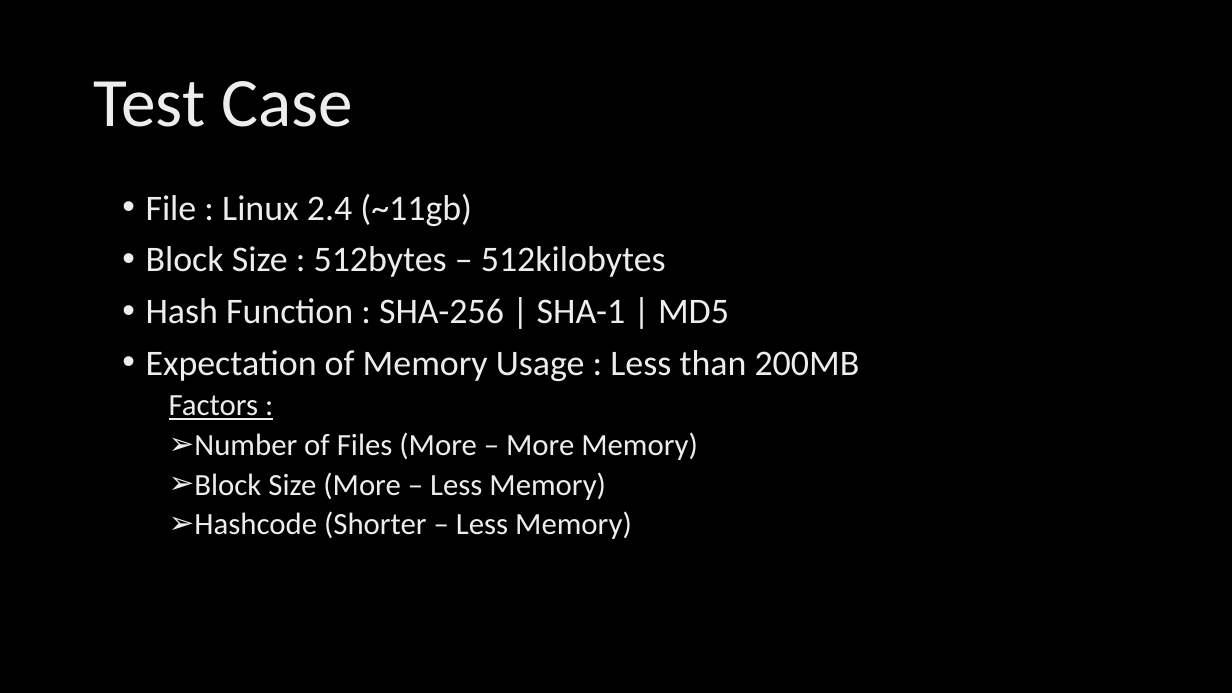
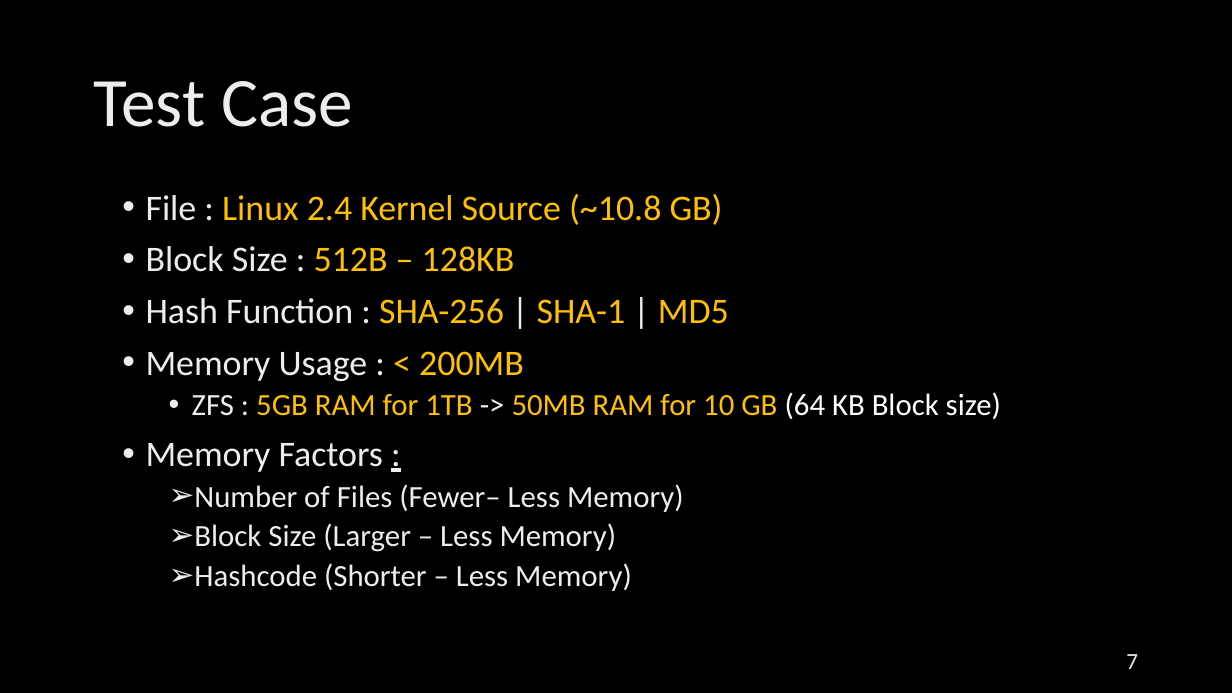
Before and after one commit to parfaire/DaDeDupNew, a slide deck: slide 7 of dd/DaDeDup.pptx. Drawn at 1232x693 pixels with LibreOffice and Linux fonts; fonts in the diff are those of the drawing; background and template pictures are left out. Boxes give left, top, right and bottom in pixels: in the first picture for what was removed or moved away, otherwise in the second. Text is boxed around its words. In the diff, an @@ line names an element or a change of style, - is before the commit and + after.

```diff
--- a/dd/DaDeDup.pptx
+++ b/dd/DaDeDup.pptx
@@ text at (146, 194, 723, 272): text changed; text colour gradient #DEDEDE to #EDEDED to #FFFFFF to #FFC000 @@
-• File : Linux 2.4 (~11gb)
-• Block Size : 512bytes – 512kilobytes
+• File : Linux 2.4 Kernel Source (~10.8 GB)
+• Block Size : 512B – 128KB
@@ text at (146, 298, 729, 324): text colour gradient #DEDEDE to #EDEDED to #FFFFFF to #FFC000 in "SHA-256 SHA-1 MD5" @@
@@ text at (146, 351, 1001, 552): text changed @@
-• Expectation of Memory Usage : Less than 200MB
-  Factors :
-  ➢ Number of Files (More – More Memory)
-  ➢ Block Size (More – Less Memory)
+• Memory Usage : < 200MB
+  • ZFS : 5GB RAM for 1TB -> 50MB RAM for 10 GB (64 KB Block size)
+• Memory Factors :
+  ➢ Number of Files (Fewer– Less Memory)
+  ➢ Block Size (Larger – Less Memory)
@@ page number added at (1126, 654, 1138, 669), 18 pt, text gradient #9E9E9E to #EDEDED to #FFFFFF @@
+7
```
Also in this commit, not shown: 9 other slides changed, 1 other file.
